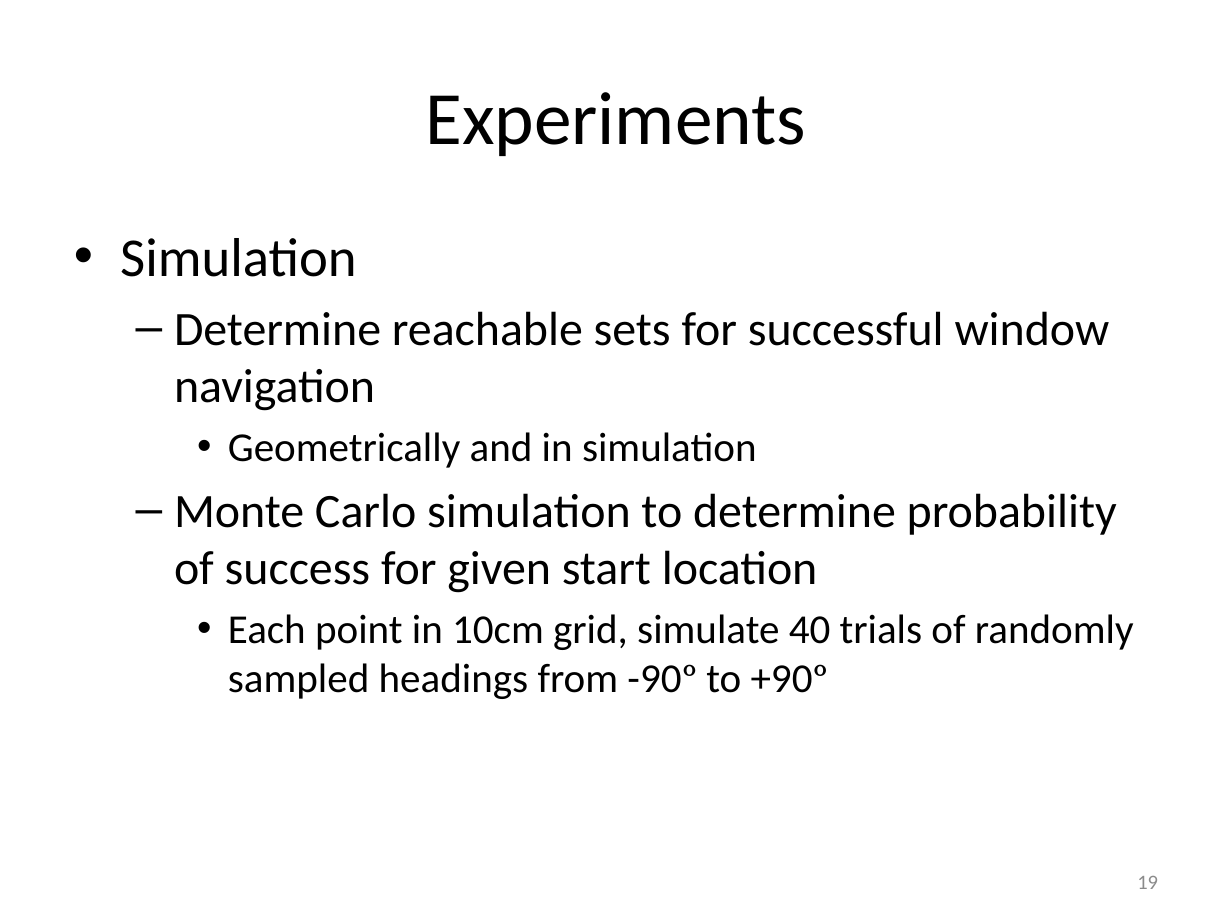
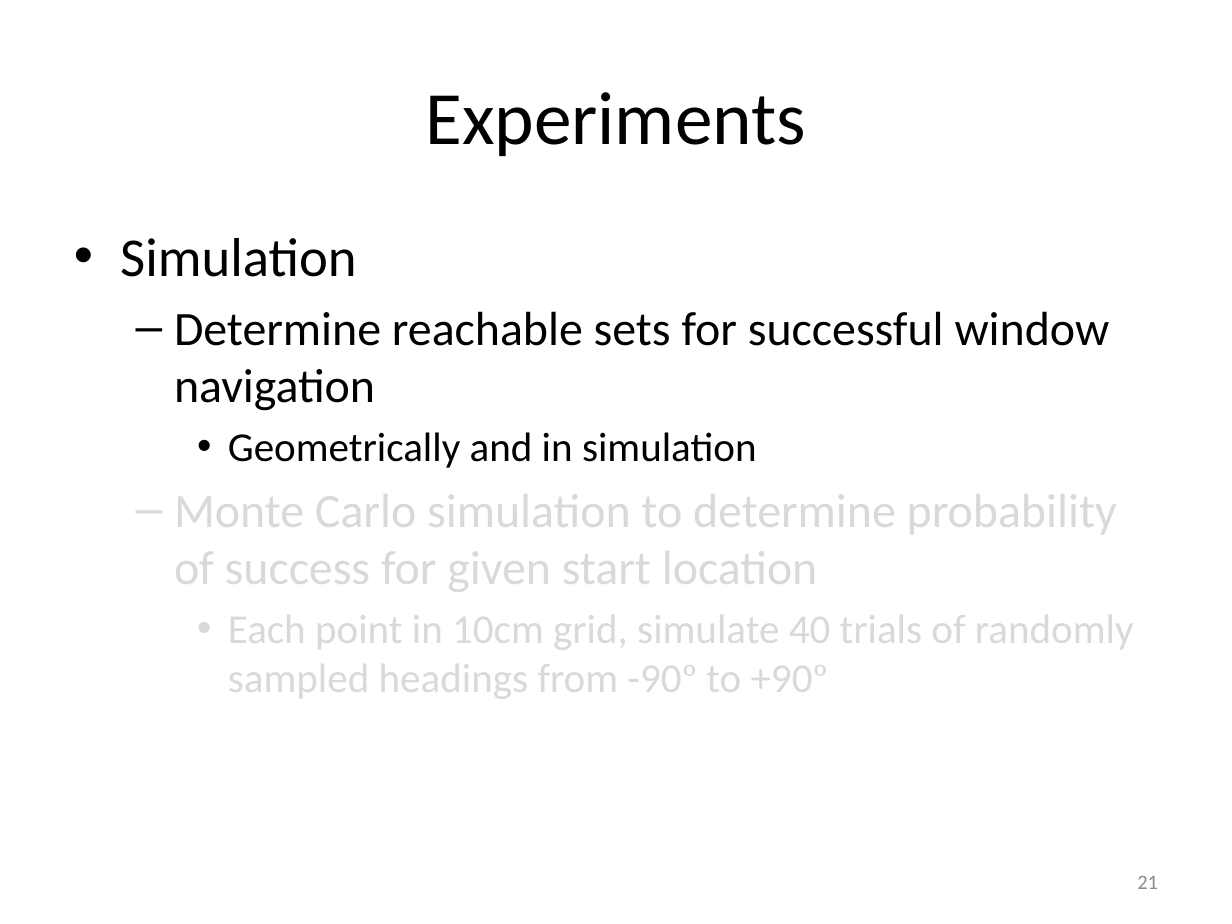
Before and after one commit to ryanjulian/manuscript-aamas2013, a slide deck: slide 21 of presentation/AAMAS_2013.pptx (slide 19 before the commit). Drawn at 1232x924 pixels with LibreOffice and Linux fonts; fonts in the diff are those of the drawing. Boxes give left, top, right and bottom in pixels: in the first picture for what was removed or moved away, otherwise in the second. Text is boxed around its words. In the diff, an @@ line names an element or a change of style, - is before the commit and + after.

```diff
--- a/presentation/AAMAS_2013.pptx
+++ b/presentation/AAMAS_2013.pptx
@@ text at (x1=174, y1=482, x2=1134, y2=704): text colour #000000 to #D9D9D9 in "Monte Carlo simulation to determine probability of ...", "Each point in 10cm grid, simulate 40 ..." @@
@@ page number at (x1=1137, y1=876, x2=1158, y2=889): text changed @@
-19
+21
```
Also in this commit, not shown: 5 other slides changed, 4 slides added, 1 slide removed, 1 other file.
